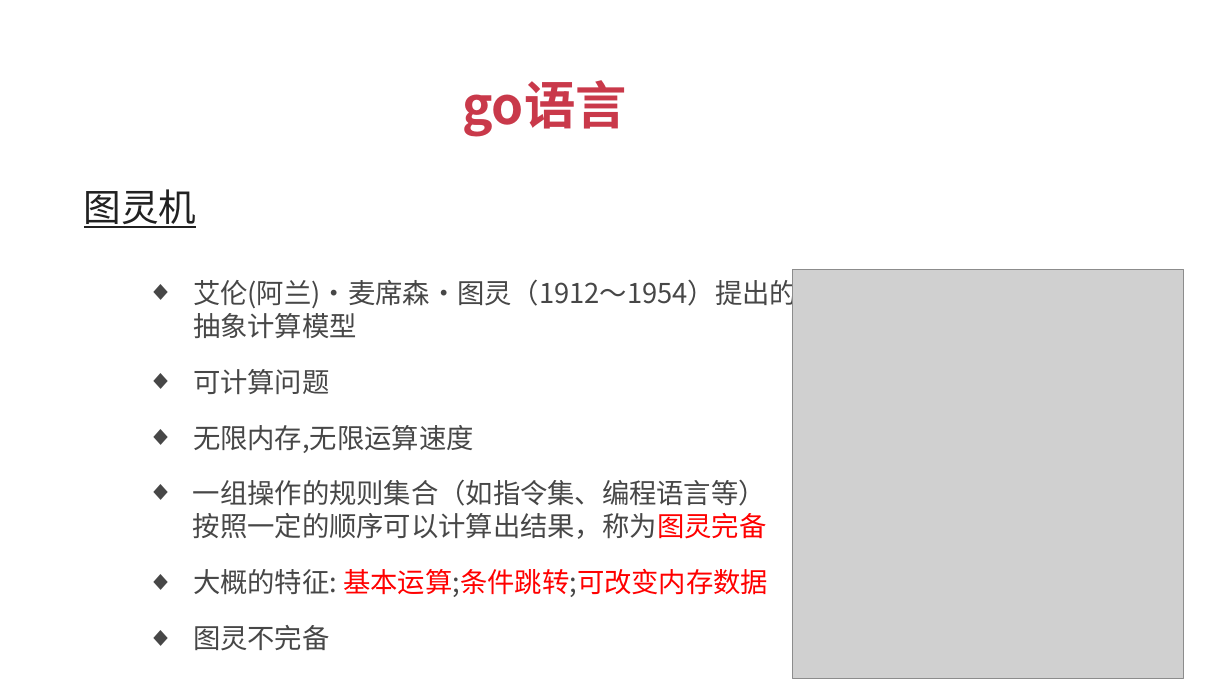
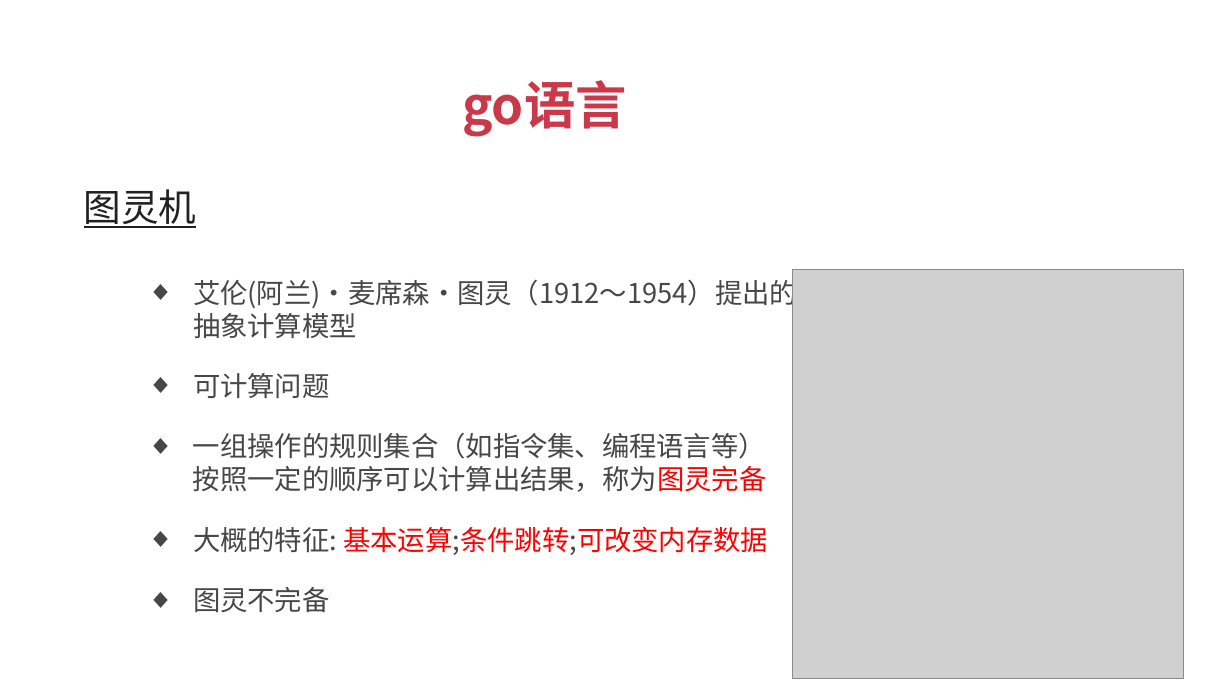
Before and after one commit to xuqiang76/golang, a slide deck: slide 3 of tuling/go语言_傻大猫.pptx. Drawn at 1232x693 pixels with LibreOffice and Linux fonts; fonts in the diff are those of the drawing; grey boxes stand for pictures. Boxes give left, top, right and bottom in pixels: in the first picture for what was removed or moved away, otherwise in the second. Text is boxed around its words. In the diff, an @@ line names an element or a change of style, - is before the commit and + after.

```diff
--- a/tuling/go语言_傻大猫.pptx
+++ b/tuling/go语言_傻大猫.pptx
@@ text "可计算问题" moved from (x1=193, y1=369, x2=329, y2=394) to (x1=193, y1=373, x2=329, y2=398) @@
@@ text "一组操作的规则集合（如指令集、编程语言等）按照一定的顺序可以计算出结果，称为图灵完备" moved from (x1=193, y1=480, x2=766, y2=539) to (x1=193, y1=433, x2=766, y2=492) @@
@@ text removed at (x1=193, y1=425, x2=474, y2=453) @@
-  ◆ 无限内存,无限运算速度
@@ text "大概的特征: 基本运算;条件跳转;可改变内存数据" moved from (x1=193, y1=569, x2=768, y2=597) to (x1=193, y1=527, x2=768, y2=555) @@
@@ text "图灵不完备" moved from (x1=193, y1=625, x2=329, y2=651) to (x1=193, y1=587, x2=329, y2=613) @@
```
Also in this commit, not shown: 1 other slide changed, 1 other file.
